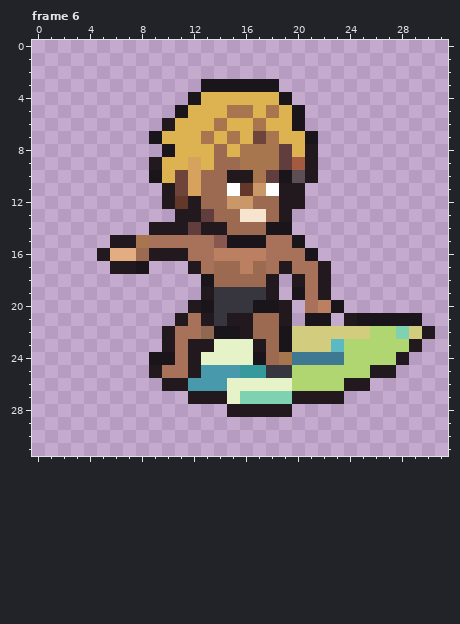
Pixel-art file: Assets/Sprites/Surfers/Surfers.ase. That is the earlier state.
32x32 pixels, 65 frames. Colours within 5 levels of each other are drawn and written as one. Shown: frame 6. The commit also changed other frames, which this record leaves out.
Once edited:
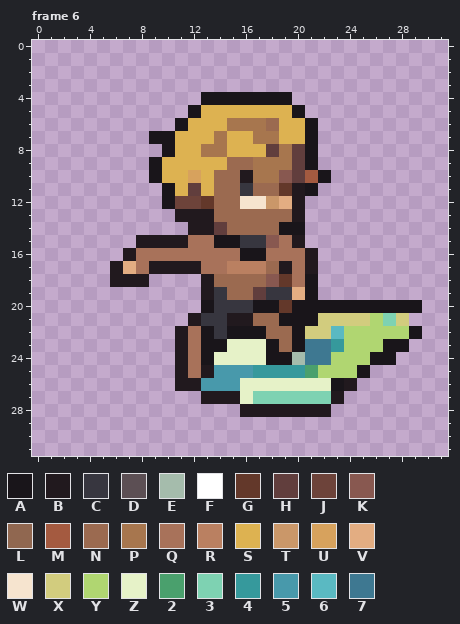
Palette (. is transparent): A #19151a  B #21191e  C #37363f  D #5c4f54  E #a5bcac  F #ffffff  G #63382a  H #613e3d  J #6d433a  K #885850  L #906750  M #a45a40  N #9b6a50  P #a7764e  Q #a8725a  R #ba8061  S #ddb251  T #ca9769  U #d7a25d  V #e3ad82  W #f6e4cf  X #d2cc7e  Y #b0d671  Z #e6f2c8  2 #4aa06d  3 #7ed2b2  4 #36999c  5 #4899ab  6 #5ab9c2  7 #3e7891
The author wrote: Shark surfer layering.
The edit:
layer "Layer 1" now hidden
layer "PixelLab - Generation" added
Changed rows in their new state; - is an unchanged pixel.
Frame 6:
first column x 5:
 3 --------......------------
 4 -------.AAAAAA------------
 5 ------.A--SS-S------------
 6 -----.A--SPP-N-SA---------
 7 -----A--SPS-P-------------
 8 --------PP-SSHPHA---------
 9 ----A--S-S-N--PHA---------
10 ------S-S-N--PKHMA--------
11 -----ASHS-NCNNG-A---------
12 -----AJJG-NWWTV-----------
13 --------B--NN-NB----------
14 ----...B-H---N-A----------
15 -..BBBB--A-CCK-B----------
16 ..BQQQQ--QQAA---B---------
17 --VQBBB--QR-RN--B.--------
18 -BBB----B----KGQA.--------
19 ----------NNHCCVA.--------
20 -------.------GAAA-AAAAAA-
21 ------.BC-----AA-XXXXY3X.-
22 -----.B-AC-AA-NA--6YY--YA.
23 -----.BQAA--ZANA774---AA.-
24 ----..BQA---ZAAE--Y--AA.--
25 ----..BQB--5-4442---A..---
26 -----.-B--5----ZZZA-.-----
27 -------.--BZ---333--------
28 ----------.----BBB--------
Boxes around the changes in both pictures, in picture pixels (x1, y1, x2, y2):
changed: (97, 79, 435, 417)
